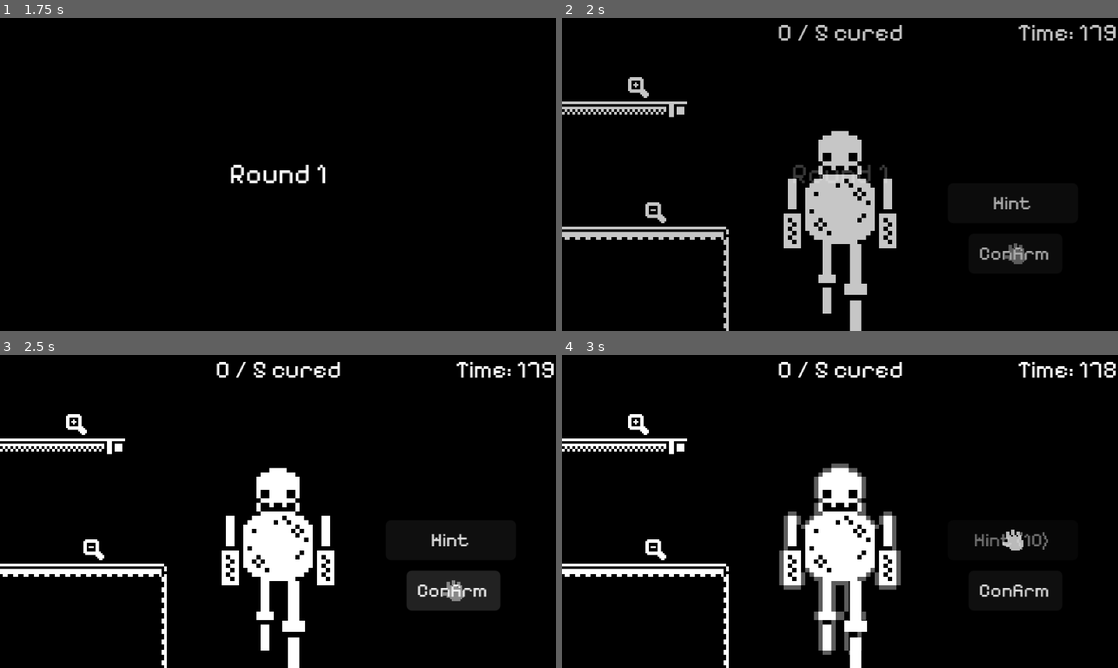
Above: before the commit, frames 1-4 (two rows, left to right).
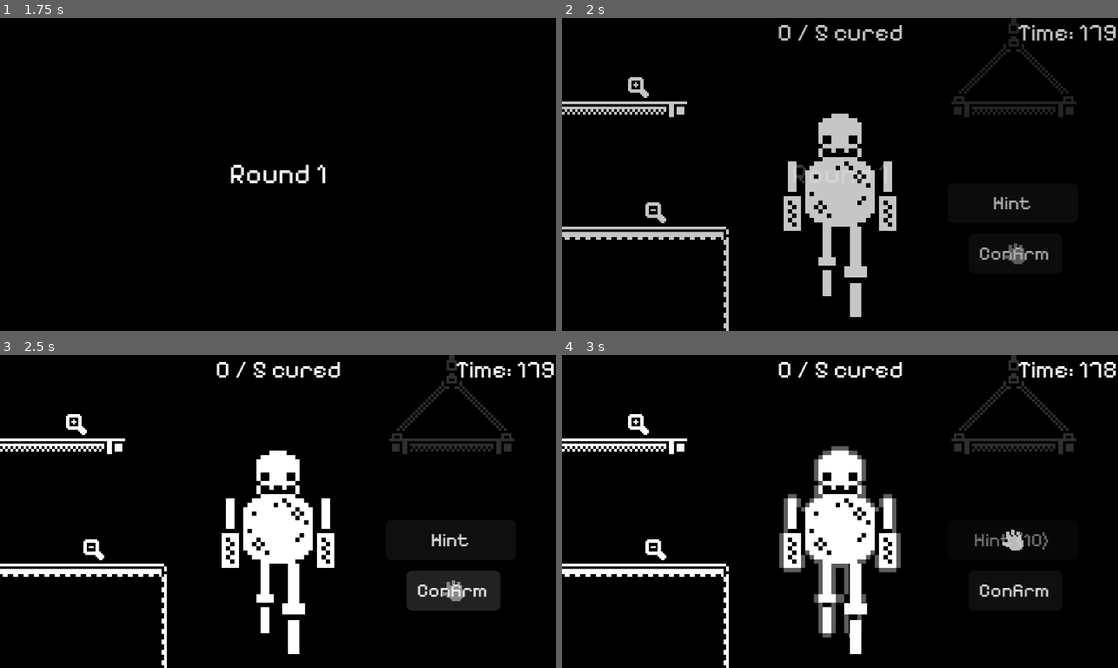
Above: after the commit, the same moments.

Repository: SushiOnToast/out-of-scale
Game: Godot game, scene res://scenes/UI/menu.tscn
The game is run twice, just before and just after one commit, with the same random seed, the same clock (stepped at 60 frames per second) and the same inputs.
Inputs:
- Up to frame 1 (1.75 s): click "Play" at 0.5 s; click "Confirm" at 1.25 s
- Up to frame 2 (2 s): no input
- Up to frame 3 (2.5 s): click "Confirm" at 2 s
- Up to frame 4 (3 s): click "Hint" at 2.75 s

Frame 1 is identical in both runs. In frame 2, 4.3% of the frame differs, in the area x 39-93%, y 0-100%; in frame 3, 4.5%; in frame 4, 5.9%.

Commit message:
finish minigames

Diff:
--- a/scenes/level.gd
+++ b/scenes/level.gd
@@ -66,7 +66,7 @@
 
 func create_new_entity():
 	current_entity = entity_scenes.pick_random().instantiate() as CharacterBody2D
-	current_entity.position = Vector2(160, 90)
+	current_entity.position = Vector2(160, 80)
 	current_entity.scale = Global.entity_scale
 	$Entities.add_child(current_entity)
 
--- a/scenes/level.tscn
+++ b/scenes/level.tscn
@@ -841,8 +841,10 @@
 [node name="Tiles" type="Node2D" parent="." unique_id=1751810445]
 
 [node name="BG" type="TileMapLayer" parent="Tiles" unique_id=1199027681]
+modulate = Color(1, 1, 1, 0.18431373)
 position = Vector2(8, 0)
 scale = Vector2(1.5, 1.5)
+tile_map_data = PackedByteArray("AAAJAAEAAQAEAAEAAAAJAAIAAQAEAAIAAAAKAAAAAQAFAAAAAAAKAAEAAQAFAAEAAAAKAAIAAQAFAAIAAAALAAEAAQAGAAEAAAALAAIAAQAGAAIAAAA=")
 tile_set = SubResource("TileSet_d5hc8")
 
 [node name="Collisions" type="TileMapLayer" parent="Tiles" unique_id=1857323140]
--- a/scenes/minigames/all_match_minigame.gd
+++ b/scenes/minigames/all_match_minigame.gd
@@ -22,4 +22,3 @@
 func _process(_delta: float) -> void:
 	if check_matched():
 		minigame_finished.emit()
-		queue_free()
--- a/scenes/minigames/drag_object.tscn
+++ b/scenes/minigames/drag_object.tscn
@@ -4,7 +4,7 @@
 [ext_resource type="Script" uid="uid://dphkekgw46q1y" path="res://scenes/minigames/drag_object.gd" id="1_w3w62"]
 
 [sub_resource type="RectangleShape2D" id="RectangleShape2D_f8w55"]
-size = Vector2(14, 14)
+size = Vector2(14, 13)
 
 [node name="DragObject" type="Sprite2D" unique_id=738981660]
 texture = ExtResource("1_lf18t")
@@ -15,6 +15,7 @@
 collision_mask = 0
 
 [node name="CollisionShape2D" type="CollisionShape2D" parent="Area2D" unique_id=1622777553]
+position = Vector2(0, 0.5)
 shape = SubResource("RectangleShape2D_f8w55")
 
 [connection signal="mouse_entered" from="Area2D" to="." method="_on_area_2d_mouse_entered"]
--- a/scenes/minigames/dragging_minigame.gd
+++ b/scenes/minigames/dragging_minigame.gd
@@ -11,6 +11,8 @@
 	if dropped_on_target and not was_dropped_on_target:
 		$DragArea.global_position = get_random_screen_position()
 		successes += 1
+		$TextureRect.hide()
+		$Label.hide()
 
 		if successes >= 5:
 			minigame_finished.emit()
--- a/scenes/minigames/dragging_minigame.tscn
+++ b/scenes/minigames/dragging_minigame.tscn
@@ -3,6 +3,8 @@
 [ext_resource type="Script" uid="uid://bsrwm5yjac3o5" path="res://scenes/minigames/dragging_minigame.gd" id="1_ax7o4"]
 [ext_resource type="Texture2D" uid="uid://dxa0p80l8v7e8" path="res://graphics/UI/minigames/dragging/area.png" id="1_wwujx"]
 [ext_resource type="PackedScene" uid="uid://begibfqw8x0ex" path="res://scenes/minigames/drag_object.tscn" id="3_8pqvq"]
+[ext_resource type="Texture2D" uid="uid://m1vbs212oyc4" path="res://graphics/UI/minigames/dragging/indicator.png" id="4_1trpw"]
+[ext_resource type="FontFile" uid="uid://dpjb8fmf248em" path="res://fonts/PixelifySans-VariableFont_wght.ttf" id="5_3e5l4"]
 
 [sub_resource type="CircleShape2D" id="CircleShape2D_d5hc8"]
 radius = 14.035668
@@ -12,6 +14,7 @@
 script = ExtResource("1_ax7o4")
 
 [node name="DragArea" type="Sprite2D" parent="." unique_id=177181881]
+position = Vector2(0, 12)
 texture = ExtResource("1_wwujx")
 
 [node name="Area2D" type="Area2D" parent="DragArea" unique_id=14738215]
@@ -24,5 +27,25 @@
 [node name="DragObject" parent="." unique_id=738981660 instance=ExtResource("3_8pqvq")]
 position = Vector2(66, 1)
 
+[node name="TextureRect" type="TextureRect" parent="." unique_id=1402245521]
+offset_left = -8.0
+offset_top = -28.0
+offset_right = 8.0
+offset_bottom = -12.0
+texture = ExtResource("4_1trpw")
+metadata/_edit_use_anchors_ = true
+
+[node name="Label" type="Label" parent="." unique_id=781395466]
+offset_left = -18.0
+offset_top = -39.0
+offset_right = 18.0
+offset_bottom = -30.0
+theme_override_fonts/font = ExtResource("5_3e5l4")
+theme_override_font_sizes/font_size = 7
+text = "drag here"
+horizontal_alignment = 1
+vertical_alignment = 1
+metadata/_edit_use_anchors_ = true
+
 [connection signal="mouse_entered" from="DragArea/Area2D" to="." method="_on_area_2d_mouse_entered"]
 [connection signal="mouse_exited" from="DragArea/Area2D" to="." method="_on_area_2d_mouse_exited"]
Binary file added: graphics/UI/minigames/dragging/indicator.png
Not shown, added: graphics/UI/minigames/dragging/indicator.png.import
Binary file changed: graphics/UI/minigames/dragging/target.png
